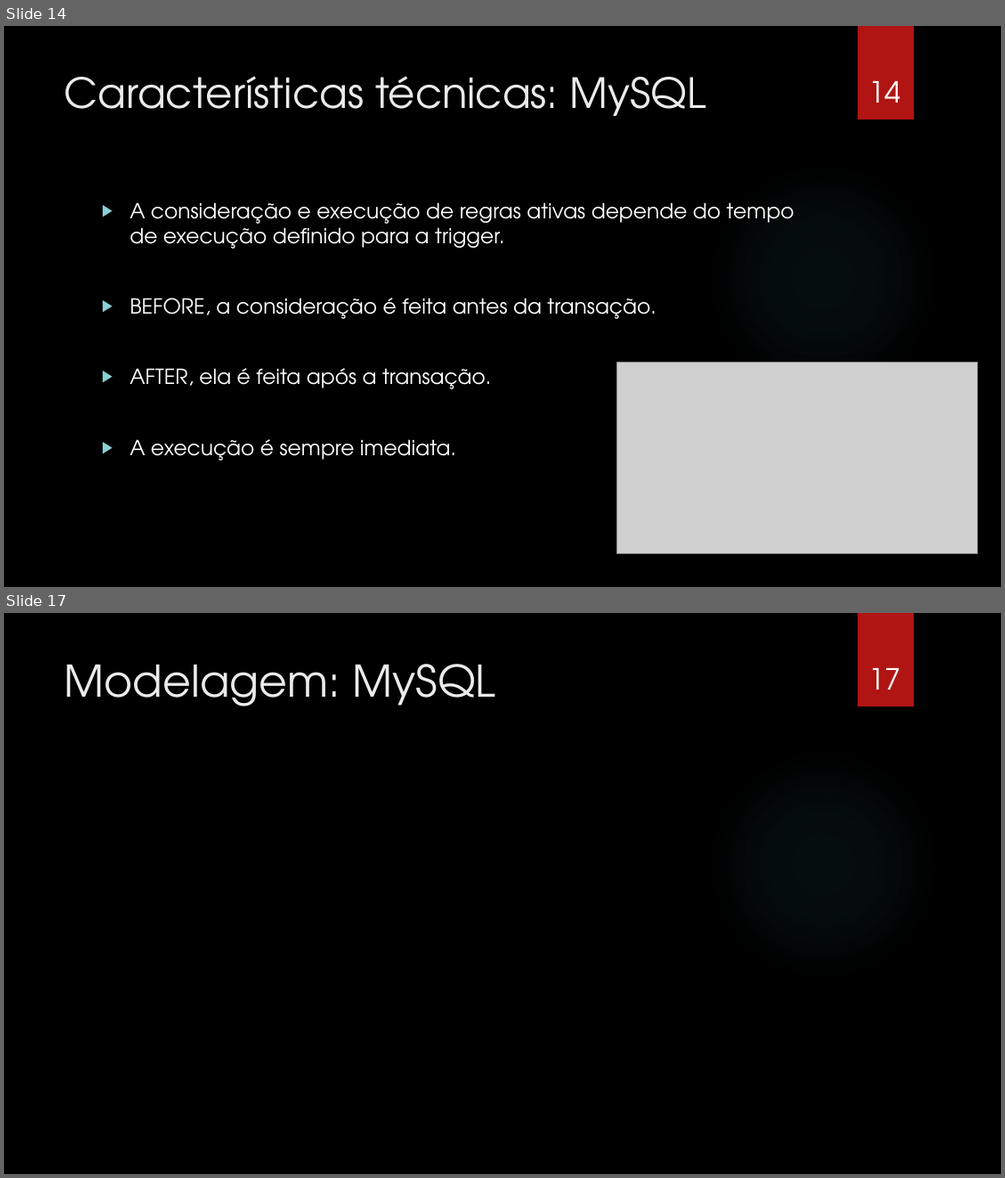
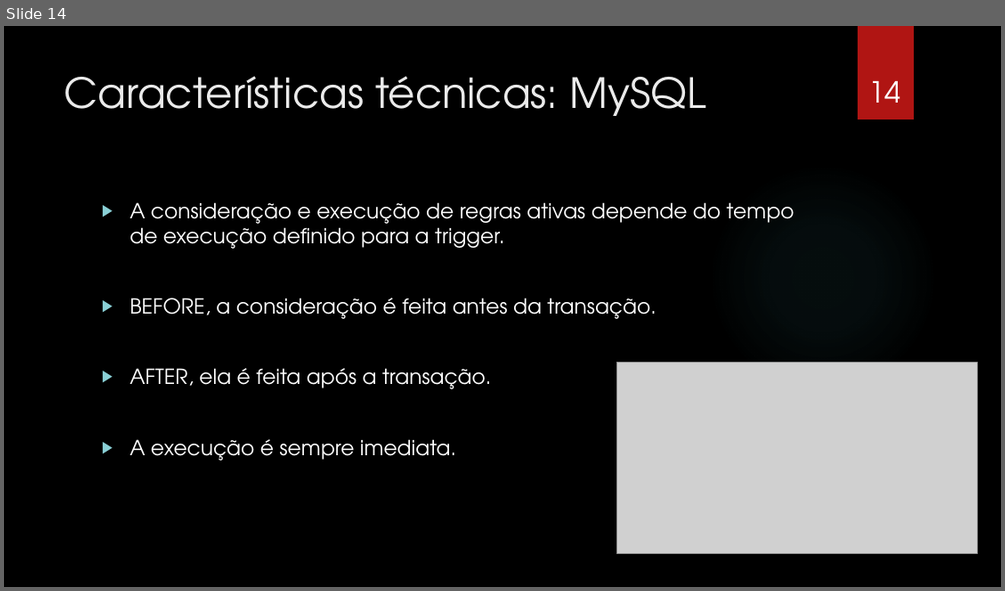
Before and after one commit to gorobaum/t2bd, a slide deck: apresentacao.pptx. Shown one above the other, each under a label of ours: slides 14 and 17 before the commit, slide 14 after it; the slides between them are not shown. The pictures are 1005x1178 and 1005x591 pixels, drawn with LibreOffice and Linux fonts; fonts in the diff are those of the drawing; grey boxes stand for pictures; background and template pictures are left out. Boxes give left, top, right and bottom in pixels: in the first picture for what was removed or moved away, otherwise in the second. Text is boxed around its words. In the diff, an @@ line names an element or a change of style, - is before the commit and + after.

```diff
--- a/apresentacao.pptx
+++ b/apresentacao.pptx
@@ slide 17 removed at (4, 613, 1001, 1174), background picture (left out); not listed: 2 template elements that a slide beside it also shows @@
@@ title removed at (65, 664, 496, 706) @@
-Modelagem: MySQL
@@ page number removed at (868, 668, 900, 690) @@
-17
```
Also in this commit, not shown: 9 slides changed, 3 slides added, 1 other slide removed.
